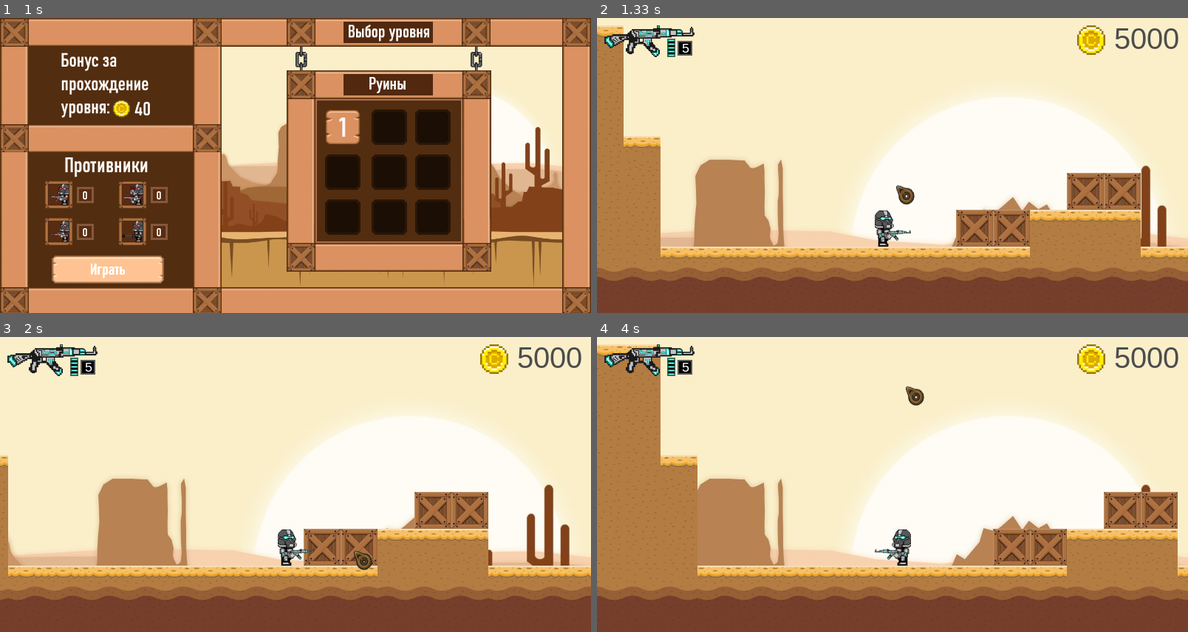
Above: before the commit, frames 1-4 (two rows, left to right).
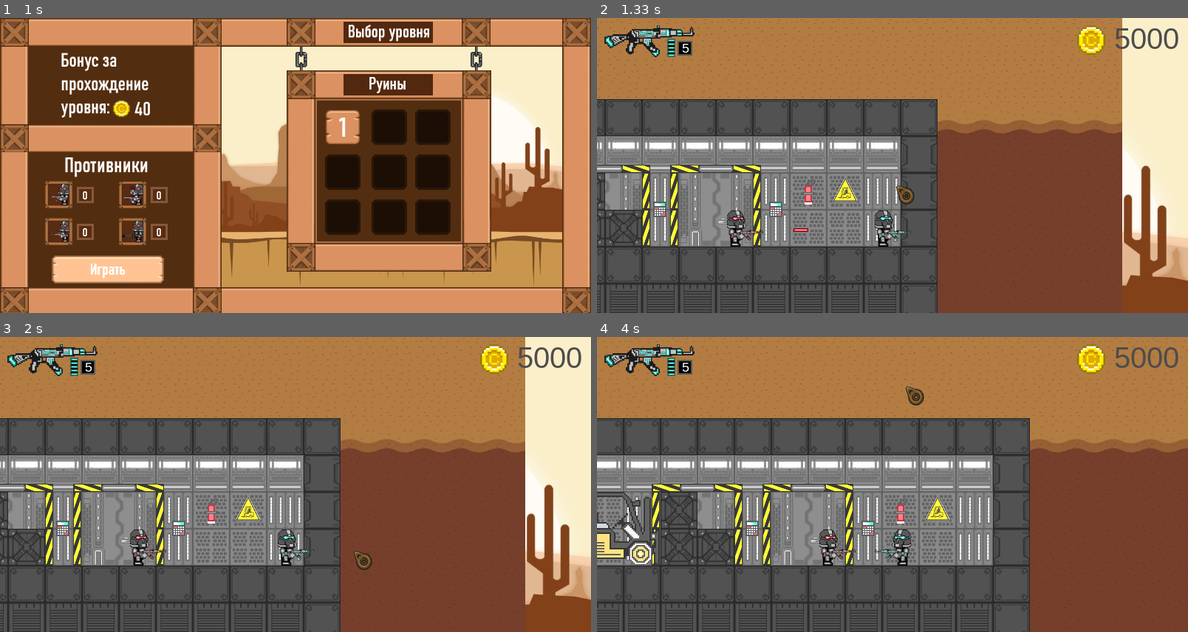
Above: after the commit, the same moments.

Repository: DABer1805/Teplyakov_Roman_and_Berezhnoy_Dmitry_PyGame_project
Game: pygame game, started from main.py
Two runs of this game, one before a commit and one after it. Both use one fixed random seed, a clock stepped at 60 frames per second and the inputs below.
Inputs (mouse positions are in pixels of both pictures, inside the frame that each line leads up to):
- Up to frame 1 (1 s): click (106, 74) at 0.38 s; click (106, 265) at 0.72 s
- Up to frame 2 (1.33 s): hold D from 1 s (still down); move the mouse to (892, 183) at 1.03 s
- Up to frame 3 (2 s): release D at 1.47 s; hold D 1.5-1.97 s; move the mouse to (354, 549) at 1.53 s
- Up to frame 4 (4 s): hold A 2-2.53 s; move the mouse to (709, 555) at 2.03 s; hold A 2.57-2.97 s; move the mouse to (1111, 587) at 2.6 s; hold D 3-3.63 s; move the mouse to (963, 511) at 3.03 s; hold A from 3.67 s (still down); move the mouse to (904, 384) at 3.7 s

Frame 1 is identical in both runs. In frame 2, 84% of the frame differs, in the area x 0-100%, y 0-100%; in frame 3, 84%; in frame 4, 92%.

Commit message:
feat: update level 1 map

Diff:
--- a/classes.py
+++ b/classes.py
@@ -44,8 +44,9 @@
         super().__init__(tiles_group, all_sprites)
 
 
-class Wall(Tile):
-    """ Блок кирпичной стены """
+
+class PhantomTile(Tile):
+    """ Блок фантомного спрайта """
 
     def __init__(self, tiles_group: pygame.sprite.Group,
                  all_sprites: pygame.sprite.Group,
@@ -68,12 +69,37 @@
                                                TILE_HEIGHT * pos_y)
 
 
+class Wall(Tile):
+    """ Блок кирпичной стены """
+
+    def __init__(self, tiles_group: pygame.sprite.Group,
+                 all_sprites: pygame.sprite.Group,
+                 tile_images: dict[str, pygame.Surface],
+                 image_name: str,
+                 pos_x: int, pos_y: int) -> None:
+        """
+        :param tiles_group: Группа, в которую будет добавлен текущий блок
+        :param all_sprites: Все спрайты
+        :param tile_images: Словарик с изображениями всех блоков
+        :param image_name: Название изображения
+        :param pos_x: позиция по оси x
+        :param pos_y: позиция по оси y
+        """
+        super().__init__(tiles_group, all_sprites)
+        # Изображение спрайта
+        self.image = tile_images[image_name]
+        # Размещаем на экране текущий блок
+        self.rect = self.image.get_rect().move(TILE_WIDTH * pos_x,
+                                               TILE_HEIGHT * pos_y)
+
+
 class Box(Tile):
     """ Блок с коробкой """
 
     def __init__(self, tiles_group: pygame.sprite.Group,
                  all_sprites: pygame.sprite.Group,
                  tile_images: dict[str, pygame.Surface],
+                 image_name: str,
                  pos_x: int, pos_y: int) -> None:
         """
         :param tiles_group: Группа, в которую будет добавлен текущий блок
@@ -84,7 +110,7 @@
         """
         super().__init__(tiles_group, all_sprites)
         # Изображение спрайта
-        self.image = tile_images['box']
+        self.image = tile_images[image_name]
         # Размещаем на экране текущий блок
         self.rect = self.image.get_rect().move(TILE_WIDTH * pos_x,
                                                TILE_HEIGHT * pos_y)
--- a/data/level_1.txt
+++ b/data/level_1.txt
@@ -1,11 +1,52 @@
-^^^^^^.............................................^^^^^^
-LLLLLL.............................................LLLLLL
-LLLLLL.............................................LLLLLL
-LLLLLL^^.........................................^^LLLLLL
-LLLLLLLL.........................................LLLLLLLL
-LLLLLLLL.........................................LLLLLLLL
-LLLLLLLL^.......................................^LLLLLLLL
-LLLLLLLLL...........::.............:::..........LLLLLLLLL
-LLLLLLLLL....@...::^^^.......<....:::::^....>...LLLLLLLLL
-mmmmmmmmmllllllllllmmmlllllllllllllllllmllllllllmmmmmmmmm
-ddddddddddddddddddddddddddddddddddddddddddddddddddddddddd
+^^^^^^^^^^^^^^^..........^^^^^^^^^^^^^^^^^^^^^^^^^^^^^^^^^^^^^^^^^^^^^^^^^^^^^^^^^^^^^^^^^^^^^^^^^^^^^^^^^^^^^^^^^^^^^^^^^^
+mmmmmmmmmmmmmmm..........LLLLLLLLLLLLLLLLLLLLLLLLLLLLLLLLLLLLLLLLLLLLLLLLLLLLLLLLLLLLLLLLLLLLLLLLLLLLLLLLLLLLLLLLLLLLLLLLLL
+ddddddddddddddd..........LLLLLLLLLLLLLLLLLLLLLLLLLLLLLLLLLLLLLLLLLLLLLLLLLLLLLLLLLLLLLLLLLLLLLLLLLLLLLLLLLLLLLLLLLLLLLLLLLL
+ddddddddddddddd..........LLsssssssssssssssssssssssssssssssssssssssssssssssssssssssssssssssssssssssssssssssssssssssssssmmmmm
+ddddddddddddddd..........LLw1............w---w2......................................w---w3............w0............wddddd
+ddddddddddddddd............#.............#---#....................................B..#---#...........B.#....B........wddddd
+ddddddddddddddd............#..BB..<....B>#---#..<...B...<>.....BB...<....B....<>.BB.<#---#..<...>...BB.#.<..BB..>..@.wddddd
+dddddddddddddddllllllllllllsssssssssssssssssssssssssssssssssssssssssssssssssssssssssss###sssssssssssssssssssssssssssssddddd
+dddddddddddddddddddddddddddsDDDDDDDDDDDDDDDDDDDDDDDDDDDDDDDDDDDDDDDDDDDDDDDDDDDDDDDDDs---sDDDDDDDDDDDDDDDDDDDDDDDDDDDsddddd
+dddddddddddddddddddddddddddsDDDDDDDDDDDDDDDDDDDDDDDDDDDDDDDDDDDDDDDDDDDDDDDDDDDDDDDDDs---sDDDDDDDDDDDDDDDDDDDDDDDDDDDsddddd
+dddddddddddddddddddddddddddsssssssssssssssssssssssssssssssssssssssssssssssssssssssssss###sssssssssssssssssssssssssssssddddd
+dddddddddddddddddddddddddddw3............w---w2......................................w---w1............w0............wddddd
+dddddddddddddddddddddddddddw.............#---#.......................................#---#.............#.............wddddd
+dddddddddddddddddddddddddddw.............#---#.......................................#---#.............#.............wddddd
+dddddddddddddddddddddddddddsssssssssssssss###sssssssssssssssssssssssssssssssssssssssssssssssssssssssssssssssssssssssssddddd
+dddddddddddddddddddddddddddsDDDDDDDDDDDDDD---DDDDDDDDDDDDDDDDDDDDDDDDDDDDDDDDDDDDDDDDDDDDDDDDDDDDDDDDDDDDDDDDDDDDDDDDsddddd
+dddddddddddddddddddddddddddsDDDDDDDDDDDDDD---DDDDDDDDDDDDDDDDDDDDDDDDDDDDDDDDDDDDDDDDDDDDDDDDDDDDDDDDDDDDDDDDDDDDDDDDsddddd
+dddddddddddddsssssssssssssssssssssssssssss###sssssssssssssssssssssssssssssssssssssssssssssssssssssssssssssssssssssssssddddd
+dddddddddddddw1............w0............w---w2......................................w---w0............w1............wddddd
+dddddddddddddw.............#.............#---#.......................................#---#....B........#.....>.......wddddd
+dddddddddddddw.............#.............#---#...<.BB..>.......<......<....BB....>...#---#....BB..>....#.....BBBBB...wddddd
+dddddddddddddsssssssssssssssssssssssssssssssssssssssssssssssssssssssssssssssssssssssss###sssssssssssssssssssssssssssssddddd
+dddddddddddddsDDDDDDDDDDDDDDDDDDDDDDDDDDDDDDDDDDDDDDDDDDDDDDDDDDDDDDDDDDDDDDDDDDDDDDDs---sDDDDDDDDDDDDDDDDDDDDDDDDDDDsddddd
+dddddddddddddsDDDDDDDDDDDDDDDDDDDDDDDDDDDDDDDDDDDDDDDDDDDDDDDDDDDDDDDDDDDDDDDDDDDDDDDs---sDDDDDDDDDDDDDDDDDDDDDDDDDDDsddddd
+dddddddddddddsssssssssssssssssssssssssssssssssssssssssssssssssssssssssssssssssssssssss###sssssssssssssssssssssssssssssddddd
+dddddddddddddddddddddddddddw3............w---w2......................................w---w3............w3............wddddd
+dddddddddddddddddddddddddddw.............#---#.......................................#---#.............#.............wddddd
+dddddddddddddddddddddddddddw.............#---#.......................................#---#.............#.............wddddd
+dddddddddddddddddddddddddddsssssssssssssss###sssssssssssssssssssssssssssssssssssssssssssssssssssssssssssssssssssssssssddddd
+dddddddddddddddddddddddddddsDDDDDDDDDDDDDD---DDDDDDDDDDDDDDDDDDDDDDDDDDDDDDDDDDDDDDDDDDDDDDDDDDDDDDDDDDDDDDDDDDDDDDDDsddddd
+dddddddddddddddddddddddddddsDDDDDDDDDDDDDD---DDDDDDDDDDDDDDDDDDDDDDDDDDDDDDDDDDDDDDDDDDDDDDDDDDDDDDDDDDDDDDDDDDDDDDDDsddddd
+dddddddddddddddddddddddddddsssssssssssssss###sssssssssssssssssssssssssssssssssssssssssssssssssssssssssssssssssssssssssddddd
+dddddddddddddddddddddddddddw1............w---w2......................................w---w3............wddddddddddddddddddd
+dddddddddddddddddddddddddddw.............#---#.......................................#---#.............wddddddddddddddddddd
+dddddddddddddddddddddddddddw.............#---#.......................................#---#.............wddddddddddddddddddd
+dddddddddddddddddddddddddddsssssssssssssssssssssssssssssssssssssssssssssssssssssssssss###sssssssssssssssddddddddddddddddddd
+dddddddddddddddddddddddddddsDDDDDDDDDDDDDDDDDDDDDDDDDDDDDDDDDDDDDDDDDDDDDDDDDDDDDDDDDs---sDDDDDDDDDDDDDsddddddddddddddddddd
+dddddddddddddddddddddddddddsDDDDDDDDDDDDDDDDDDDDDDDDDDDDDDDDDDDDDDDDDDDDDDDDDDDDDDDDDs---sDDDDDDDDDDDDDsddddddddddddddddddd
+dddddddddddddddddddddddddddsssssssssssssssssssssssssssssssssssssssssssssssssssssssssss###sssssssssssssssddddddddddddddddddd
+dddddddddddddddddddddddddddw0............w---w2......................................w---w1............wddddddddddddddddddd
+dddddddddddddddddddddddddddw.............#---#.......................................#---#.............wddddddddddddddddddd
+dddddddddddddddddddddddddddw...<....>....#---#.......................................#---#.............wddddddddddddddddddd
+dddddddddddddddddddddddddddsssssssssssssss###sssssssssssssssssssssssssssssssssssssssssssssssssssssssssssddddddddddddddddddd
+dddddddddddddddddddddddddddsDDDDDDDDDDDDDD---DDDDDDDDDDDDDDDDDDDDDDDDDDDDDDDDDDDDDDDDDDDDDDDDDDDDDDDDDDsddddddddddddddddddd
+dddddddddddddddddddddddddddsDDDDDDDDDDDDDD---DDDDDDDDDDDDDDDDDDDDDDDDDDDDDDDDDDDDDDDDDDDDDDDDDDDDDDDDDDsddddddddddddddddddd
+dddddddddddddddddddddddddddsssssssssssssss###sssssssssssssssssssssssssssssssssssssssssssssssssssssssssssddddddddddddddddddd
+dddddddddddddddddddddddddddddddddddddddddw---w2......................................w---wddddddddddddddddddddddddddddddddd
+dddddddddddddddddddddddddddddddddddddddddw---#.......................................#---wddddddddddddddddddddddddddddddddd
+dddddddddddddddddddddddddddddddddddddddddw---#.......................................#---wddddddddddddddddddddddddddddddddd
+dddddddddddddddddddddddddddddddddddddddddddddddddddddddsssssssssssssssssssssssssssssssssssddddddddddddddddddddddddddddddddd
+ddddddddddddddddddddddddddddddddddddddddddddddddddddddddddddddddddddddddddddddddddddddddddddddddddddddddddddddddddddddddddd
+ddddddddddddddddddddddddddddddddddddddddddddddddddddddddddddddddddddddddddddddddddddddddddddddddddddddddddddddddddddddddddd
--- a/main.py
+++ b/main.py
@@ -12,7 +12,8 @@
 from constants import WIDTH, HEIGHT, FPS, STEP, DIRECTION_LEFT, \
     DIRECTION_RIGHT, BORDER_WIDTH, IMPROVEMENT_SCALE_WIDTH
 
-from classes import Player, Enemy, Wall, Box, Camera, Bullet, Button, Ray
+from classes import Player, Enemy, Wall, Box, Camera, Bullet, Button, Ray, \
+    PhantomTile
 
 # Задаём параметры приложения
 pygame.init()
@@ -51,6 +52,8 @@
 tile_group = pygame.sprite.Group()
 tile_group.add(bricks_group)
 tile_group.add(boxes_group)
+# Группа фантомных блоков (задний фон и украшения)
+phantom_group = pygame.sprite.Group()
 
 
 def load_image(filename: str) -> pygame.Surface:
@@ -113,9 +116,13 @@
         for x in range(len(level[y])):
             # Тут те тайлы, котрые не рушатся, создаётся соответствующий
             # спрайт и добавляется в группу
-            if level[y][x] in ('l', 'd', 'm', 'L', '^'):
+            if level[y][x] in ('w', 's', 'l', 'd', 'm', 'L', '^', 'D'):
                 Wall(bricks_group, all_sprites, TILE_IMAGES,
                      TILE_NAMES[level[y][x]], x, y)
+            elif level[y][x] in ('#', '_', '-', '*', '/', '0', '1', '2',
+                                 '3'):
+                PhantomTile(phantom_group, all_sprites, TILE_IMAGES,
+                            TILE_NAMES[level[y][x]], x, y)
             # Тут считывается местоположение игрока и создаётся его спрайт
             # (НЕ НАДО СОЗДАВАТЬ В
             # ФАЙЛЕ НЕСКОЛЬКИХ ИГРОКОВ!!!)
@@ -130,9 +137,9 @@
                           direction=DIRECTION_RIGHT)
                 else:
                     Enemy(enemies_group, all_sprites, ENEMY_IMAGE, x, y)
-            elif level[y][x] == ':':
+            elif level[y][x] in ('b', 'B'):
                 Box(boxes_group, all_sprites, TILE_IMAGES,
-                    x, y)
+                    TILE_NAMES[level[y][x]], x, y)
     # Вернем игрока, а также размер поля в клетках
     return new_player, x, y
 
@@ -318,7 +325,22 @@
     'dirt': load_image('dirt.png'),
     'mixed_dirt': load_image('mixed_dirt.png'),
     'light_dirt': load_image('light_dirt.png'),
-    'box': load_image('box.png')
+    'box': load_image('box.png'),
+    'shelter_box': load_image('shelter_box.png'),
+    'shelter_floor': load_image('shelter_floor.png'),
+    'shelter_wall': load_image('shelter_wall.png'),
+    'down_shelter_floor': load_image('down_shelter_floor.png'),
+    'shelter_light': load_image('shelter_light.png'),
+    'shelter_small_door': load_image('shelter_small_door.png'),
+    'shelter_background_wall_1': load_image('shelter_background_wall_1.png'),
+    'shelter_background_wall_2': load_image('shelter_background_wall_2.png'),
+    'shelter_door': load_image('shelter_door.png'),
+    'storage_background_1': load_image('storage_background_image_1.png'),
+    'storage_background_2': load_image('storage_background_image_2.png'),
+    'water_treatment_room_background_1': load_image(
+        'water_treatment_room_background_image_1.png'
+    ),
+    'infirmary_background': load_image('infirmary_background_image.png')
 }
 
 # Названия тайлов
@@ -326,8 +348,22 @@
     'l': 'land',
     '^': 'light_land',
     'd': 'dirt',
+    'b': 'box',
+    'B': 'shelter_box',
     'L': 'light_dirt',
-    'm': 'mixed_dirt'
+    'm': 'mixed_dirt',
+    's': 'shelter_floor',
+    'w': 'shelter_wall',
+    '*': 'shelter_light',
+    '#': 'shelter_small_door',
+    '_': 'shelter_background_wall_1',
+    '-': 'shelter_background_wall_2',
+    '/': 'shelter_door',
+    'D': 'down_shelter_floor',
+    '0': 'storage_background_1',
+    '1': 'storage_background_2',
+    '2': 'water_treatment_room_background_1',
+    '3': 'infirmary_background'
 }
 
 # ===== Изображения =====
@@ -949,6 +985,7 @@
             # Красим фон
             screen.blit(BACKGROUND_IMAGE, (0, 0))
             # Рисуем спрайты
+            phantom_group.draw(screen)
             boxes_group.draw(screen)
             bricks_group.draw(screen)
             player_group.draw(screen)
Binary file added: data/images/dangerous_sign_image.png
Binary file added: data/images/down_shelter_floor.png
Binary file added: data/images/forklift_truck.png
Binary file added: data/images/infirmary_background_image.png
Binary file added: data/images/shelter_background_wall_1.png
Binary file added: data/images/shelter_background_wall_2.png
Binary file added: data/images/shelter_box.png
Binary file added: data/images/shelter_door.png
Binary file added: data/images/shelter_floor.png
Binary file added: data/images/shelter_light.png
Binary file added: data/images/shelter_small_door.png
Binary file added: data/images/shelter_wall.png
(and 4 more such lines)
